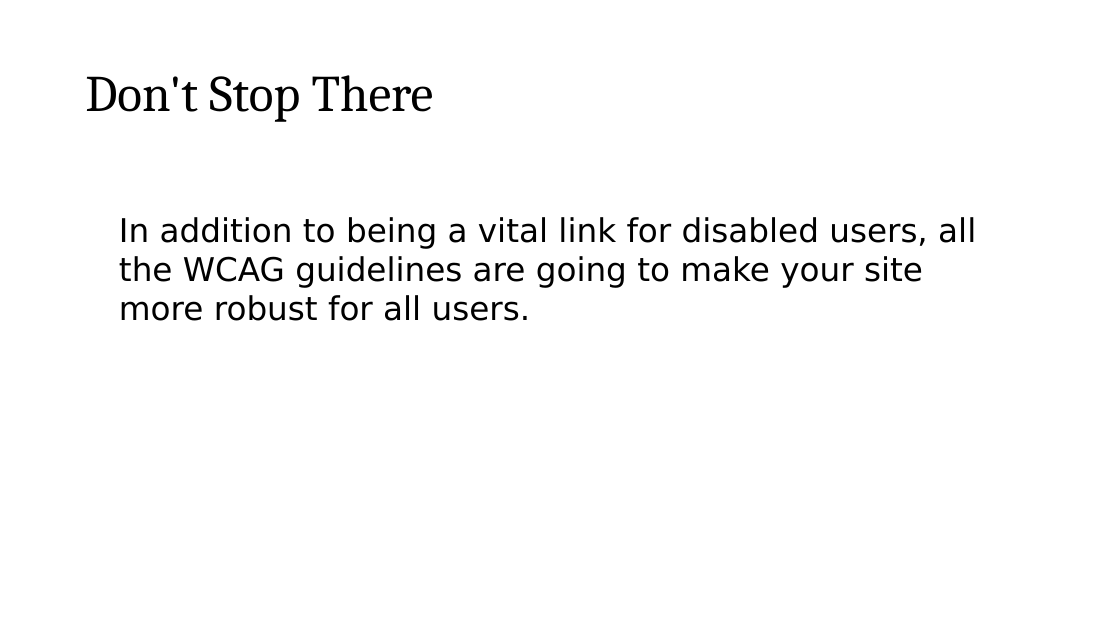
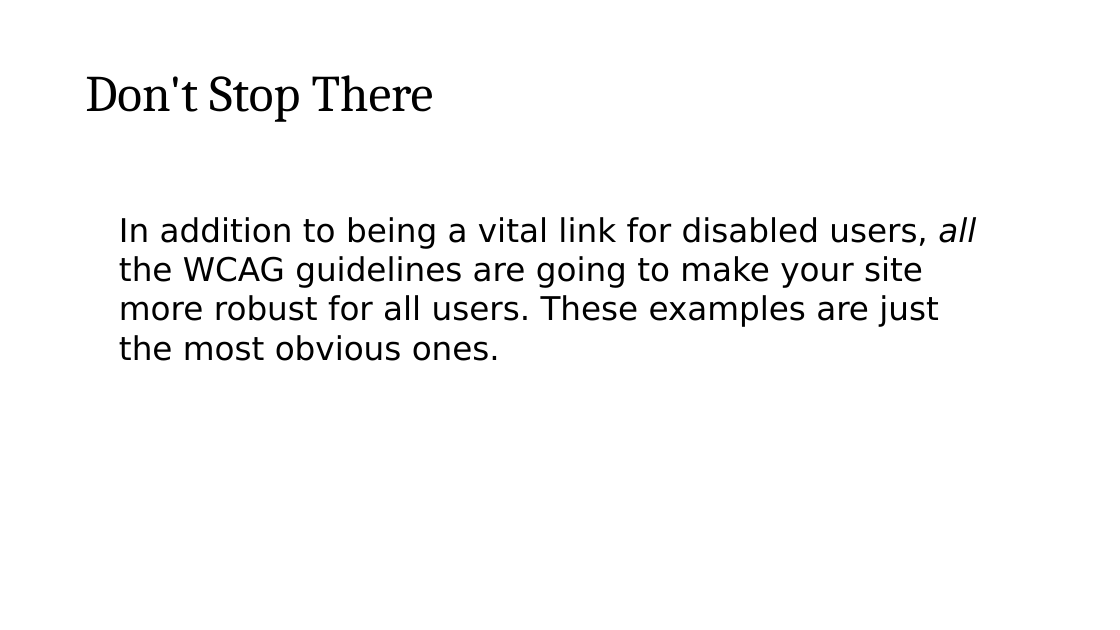
Before and after one commit to roblarsen/rob-larsen-presentations, a slide deck: slide 32 of wild-world-web.pptx (slide 34 before the commit). Drawn at 1120x630 pixels with LibreOffice and Linux fonts; fonts in the diff are those of the drawing; background and template pictures are left out. Boxes give left, top, right and bottom in pixels: in the first picture for what was removed or moved away, otherwise in the second. Text is boxed around its words. In the diff, an @@ line names an element or a change of style, - is before the commit and + after.

```diff
--- a/wild-world-web.pptx
+++ b/wild-world-web.pptx
@@ text at bbox=[119, 217, 976, 361]: text changed @@
-In addition to being a vital link for disabled users, all the WCAG guidelines are going to make your site more robust for all users.
+In addition to being a vital link for disabled users, all the WCAG guidelines are going to make your site more robust for all users. These examples are just the most obvious ones.
```
Also in this commit, not shown: 24 other slides changed, 4 slides added, 5 slides removed.
